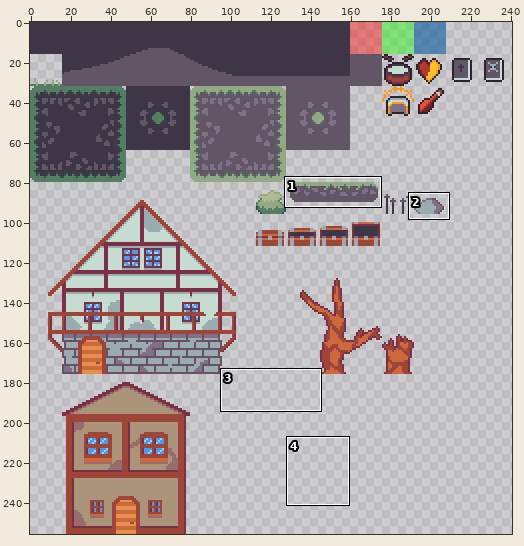
Two versions of one sprite sheet, Assets/Maps/tileset.png. The first picture is a wide view before the edit; the outline marks the close-up.
Close-up. Before:
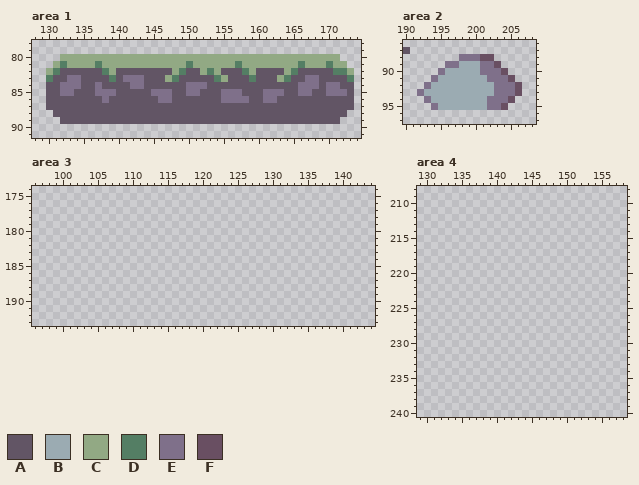
The file is 256x256 pixels. Pixels under 10% opacity are left out. Shown: area 1: x 128..174, y 78..91; area 2: x 190..208, y 86..97; area 3: x 96..144, y 174..193; area 4: x 129..158, y 208..240. The wide view leaves out empty margins. The commit also changed other parts of the picture, which this record leaves out.
Palette (. is transparent): A #625565  B #9babb2  C #92a984  D #547e64  E #7f708a  F #694f62
Pixels before, area 1, first column x 130:
80 ..CCCCCCCCCCCCCCCCCCCCCCCCCCCCCCCCCCCCCCCC..
81 .CDCCCCDCCCCCCCCCCCCDCCCCCCDCCCCCCCCDCCCDCC.
82 CDAAAAAADCAAAAAAAACDAACDCAAADCAAAACDAAAAADDC
83 DAAEEAAAADAEEEAAACDAAAAADCAAADAAACDAAEEAAAAD
84 AAEEEAAEAAAAEEAAAAAAEEEAAAAAAAAAAAAAEEEAEEAA
85 AAEEAAAEEEAAAAAEEEAAEEAAAEEEAAAEEEAAEEAAEEEA
86 AAAAAAAAEAAAAAAAEEAAAAAAAEEEEAAEEAAAAAAAAAAA
87 AAAAAAAAAAAAAAAAAAAAAAAAAAAAAAAAAAAAAAAAAAAA
88 .AAAAAAAAAAAAAAAAAAAAAAAAAAAAAAAAAAAAAAAAAA.
89 ..AAAAAAAAAAAAAAAAAAAAAAAAAAAAAAAAAAAAAAAA..
Pixels before, area 2, first column x 190:
87 A................
88 ........EEEFF....
89 ......EEBBBEEF...
90 .....EBBBBBEEEF..
91 ....EBBBBBBBEEEF.
92 ...EBBBBBBBBBEEEF
93 ..EBBBBBBBBBBEEEF
94 ...EBBBBBBBBEEEF.
95 ....EBBBBBBBEEF..
The same view after the edit:
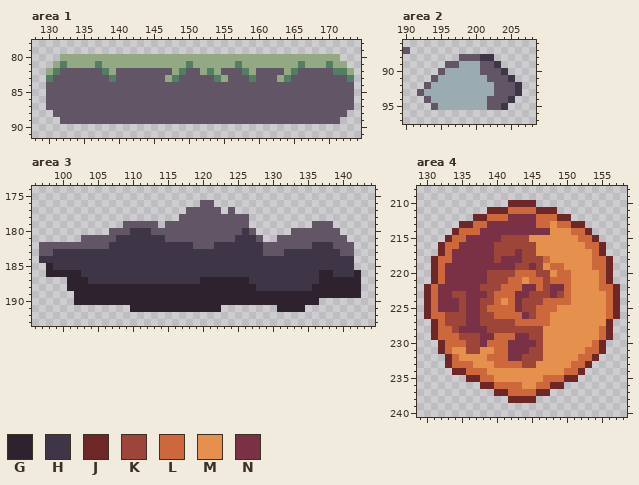
Colours new in this view: G #2e222f  H #3e3546  J #6e2727  K #9e4539  L #cd683d  M #e6904e  N #7a3045
Diff:
Area 1:
y 83: x 133..134 EE -> AA; x 141..143 EEE -> AAA; x 167..168 EE -> AA
y 84: x 132..134 EEE -> AAA; x 137 E -> A; x 142..143 EE -> AA; x 150..152 EEE -> AAA; x 166..168 EEE -> AAA; x 170..171 EE -> AA
y 85: x 132..133 EE -> AA; x 137..139 EEE -> AAA; x 145..147 EEE -> AAA; x 150..151 EE -> AA; x 155..157 EEE -> AAA; x 161..163 EEE -> AAA; x 166..167 EE -> AA; x 170..172 EEE -> AAA
y 86: x 138 E -> A; x 146..147 EE -> AA; x 155..158 EEEE -> AAAA; x 161..162 EE -> AA
Area 2:
y 88: x 198..202 EEEFF -> AAAHH
y 89: x 196..197 EE -> AA; x 201..203 EEF -> AAH
y 90: x 195 E -> A; x 201..204 EEEF -> AAAH
y 91: x 194 E -> A; x 202..205 EEEF -> AAAH
y 92: x 193 E -> A; x 203..206 EEEF -> AAAH
y 93: x 192 E -> A; x 203..206 EEEF -> AAAH
y 94: x 193 E -> A; x 202..205 EEEF -> AAAH
y 95: x 194 E -> A; x 202..204 EEF -> AAH
Area 3:
y 176: x 120..121 .. -> AA
y 177: x 118..122 ..... -> AAAAA; x 124 . -> A
y 178: x 117..126 .......... -> AAAAAAAAAA
y 179: x 109..113 ..... -> AAAAA; x 115..126 ............ -> AAAAAAAAAAAA; x 136..138 ... -> AAA
y 180: x 107..127 ..................... -> AAAHHHAAAAAAAAAAAAAHA; x 133..139 ....... -> AAAAAAA
y 181: x 103..128 .......................... -> AAAAAHHHHHHHAAAAAAAAAAHHHA; x 131..140 .......... -> AAAAAAAAAA
y 182: x 97..141 ............................................. -> AAAAAAAAAAHHHHHHHHHHHHAAAHHHHHHHAAAAAAAHHHAAA
y 183: x 97..141 ............................................. -> AAHHHHHHHHHHHHHHHHHHHHHHHHHHHHHHAAAHHHHHHHHAA
y 184: x 97..141 ............................................. -> HHHHHHHHHHHHHHHHHHHHHHHHHHHHHHHHHHHHHHHHHHHHH
y 185: x 98..141 ............................................ -> GHHHHHHHHHHHHHHHHHHHHHHHHHHHHHHHHHHHHHHHHHHH
y 186: x 98..142 ............................................. -> GGGGGHHHHHHHHHHHHHHHHHHHHHHHHHHHHHHHHHHGGHHHG
y 187: x 101..142 .......................................... -> GGGHHHHHHHHHHHHHHHHGGGGGGGHHHHHHHHHHGGGGGG
y 188: x 101..142 .......................................... -> GGGGGGGGGGGGGGGGGGGGGGGGGGGHHHHHHHHGGGGGGG
y 189: x 102..142 ......................................... -> GGGGGGGGGGGGGGGGGGGGGGGGGGGGGGGGGGGGGGGGG
y 190: x 102..136 ................................... -> GGGGGGGGGGGGGGGGGGGGGGGGGGGGGGGGGGG
y 191: x 110..122 ............. -> GGGGGGGGGGGGG; x 131..134 .... -> GGGG
Area 4:
y 210: x 142..145 .... -> JJJJ
y 211: x 139..148 .......... -> JJJLLLLJJJ
y 212: x 137..150 .............. -> JJLLLNNNNLLLJJ
y 213: x 135..152 .................. -> JJLLNNNNNNNLLMLLJJ
y 214: x 134..153 .................... -> JLLLNNNNNNNNNNMMMLLJ
y 215: x 133..154 ...................... -> JLLNNNNNKKKKMMMMMMMLLJ
y 216: x 132..155 ........................ -> JLLNNNNNKKKKKKMMMMMMMLLJ
y 217: x 132..155 ........................ -> JLNNNNNNKKKNKKMMMMMMMMLJ
y 218: x 131..156 .......................... -> JLLNNNNNNKNNNKKKLMMMMMMLLJ
y 219: x 131..156 .......................... -> JLNNNNNNNNNNKKNKMLLMMMMLLJ
y 220: x 131..156 .......................... -> JLNNNNNNKKKKLLLKKMLLMMMMLJ
y 221: x 131..156 .......................... -> JLNNNNNNKKKLLMLLKLLLMMMMLJ
y 222: x 130..157 ............................ -> JLNNNNNNKKKLLLNNLKNNLMMMMLLJ
y 223: x 130..157 ............................ -> JLNNKKNNNKLLLNNKKKNKLMMMMMLJ
y 224: x 130..157 ............................ -> JLNNNKNNKKLMLNKKKLLLLMMMMMLJ
y 225: x 130..157 ............................ -> JLNNNKNNKLLLLNKKLLLMMMMMMMLJ
y 226: x 130..157 ............................ -> JLLKKKNNKKLLLLNKLLMMMMMMMMLJ
y 227: x 131..156 .......................... -> JLKKKNNKKKKKLLLLLMMMMMMMMJ
y 228: x 131..156 .......................... -> JLLKNNNNKKKKKKKKMMMMMMMMLJ
y 229: x 131..156 .......................... -> JLLLKKKNNLLLNNKKMMMMMMMMLJ
y 230: x 132..155 ........................ -> JLLLKKNLLLNNNNKMMMMMMMLJ
y 231: x 132..155 ........................ -> JLMMKKMMLLNNNKKMMMMMMLLJ
y 232: x 133..154 ...................... -> JLMMMMLLLNNKKKMMMMMLLJ
y 233: x 133..153 ..................... -> JLLLMMMLLLLKKMMMMMLLJ
y 234: x 134..152 ................... -> JJLLLMMMMMMMMMMMLLJ
y 235: x 136..151 ................ -> JJLLMMMMMMMLLLJJ
y 236: x 138..149 ............ -> JJLLLLMMLLJJ
y 237: x 140..147 ........ -> JJLLLLJJ
y 238: x 142..145 .... -> JJJJ
Boxes around the changes in both close-ups, in picture pixels (x1, y1, x2, y2):
changed: (60, 75, 347, 103)
changed: (417, 54, 522, 110)
added: (39, 200, 361, 312)
added: (424, 200, 620, 403)
